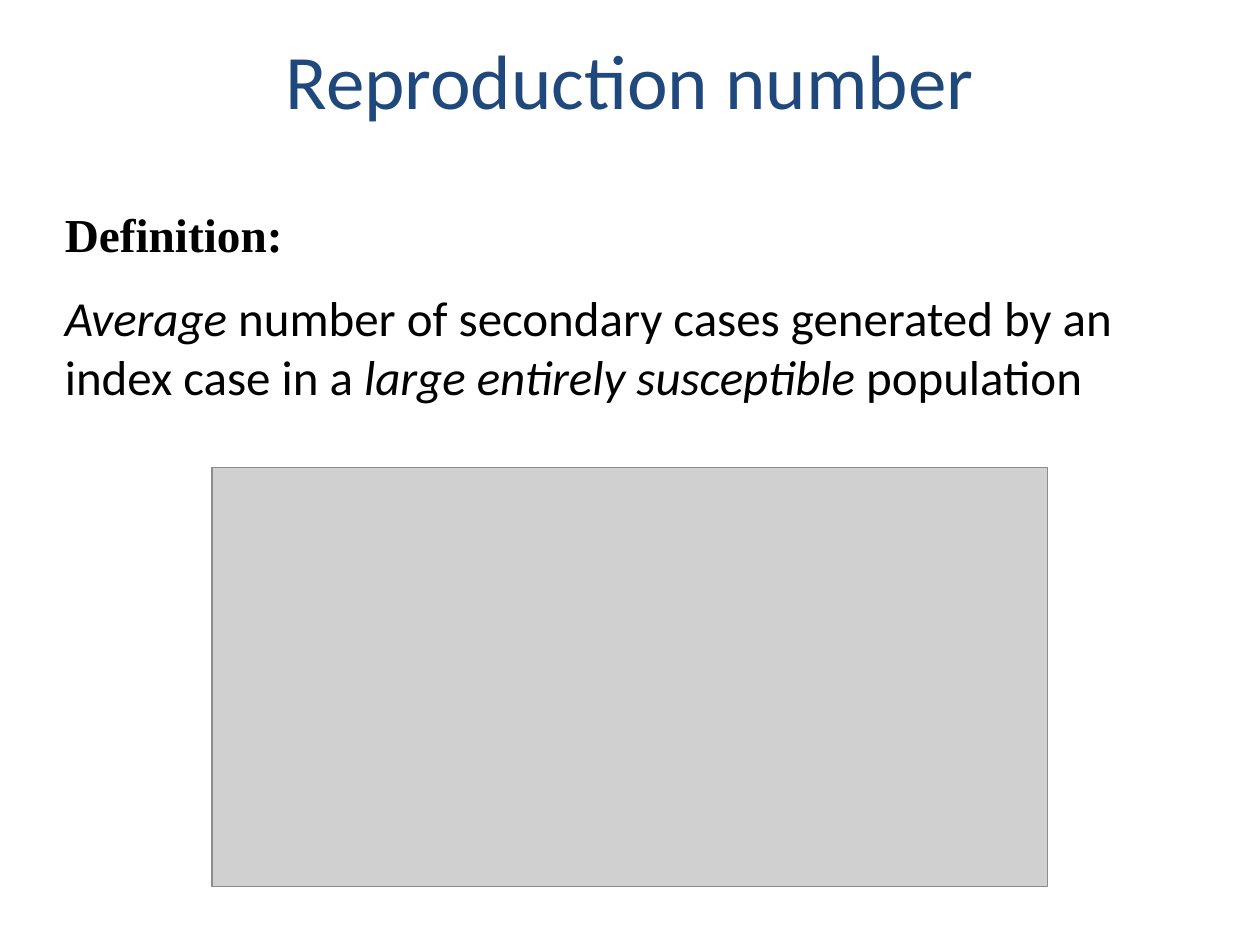
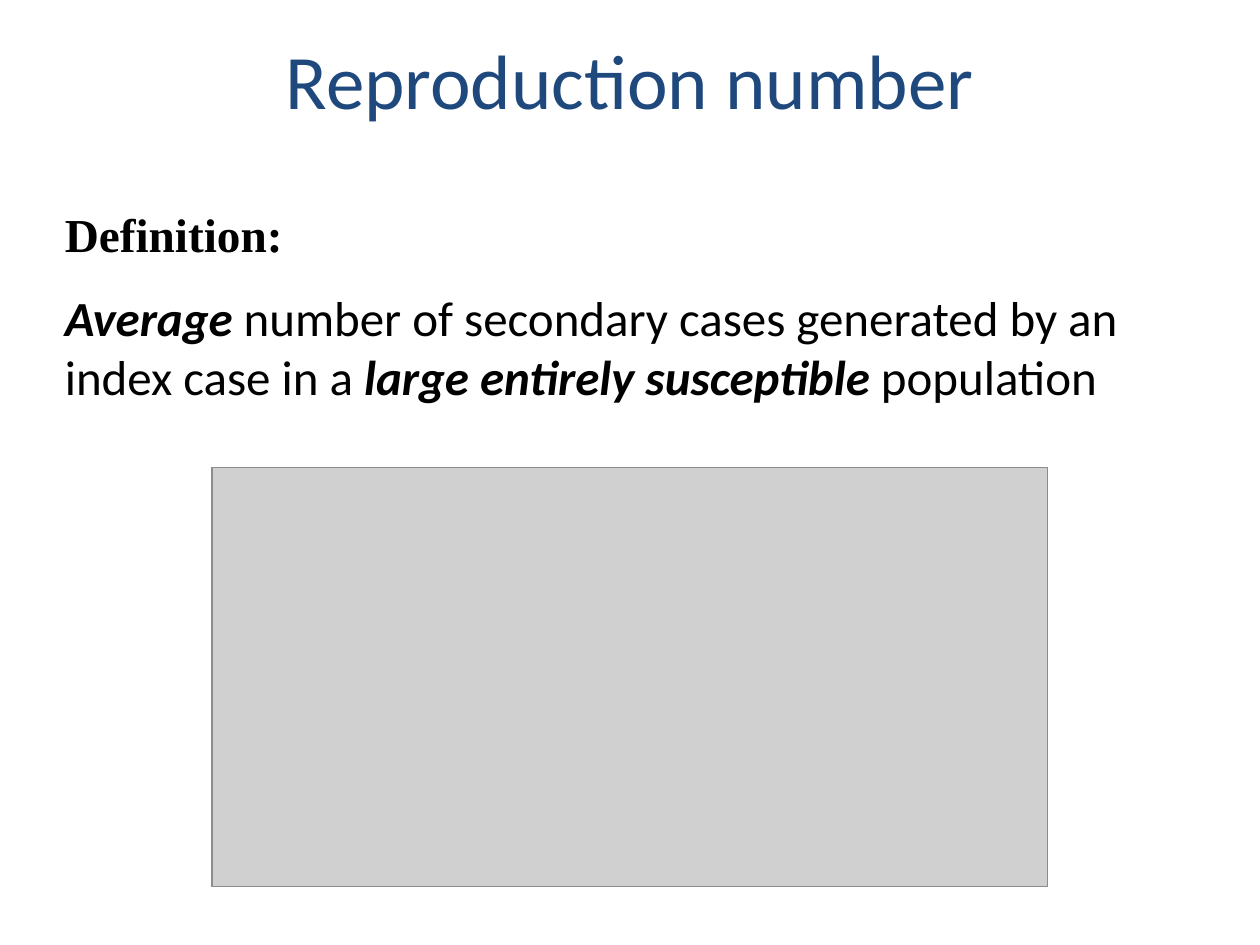
Before and after one commit to reconhub/learn, a slide deck: slide 25 of static/slides/compartmental-ebola/compartmental-ebola.pptx (slide 23 before the commit). Drawn at 1260x945 pixels with LibreOffice and Linux fonts; fonts in the diff are those of the drawing; grey boxes stand for pictures; background and template pictures are left out. Boxes give left, top, right and bottom in pixels: in the first picture for what was removed or moved away, otherwise in the second. Text is boxed around its words. In the diff, an @@ line names an element or a change of style, - is before the commit and + after.

```diff
--- a/static/slides/compartmental-ebola/compartmental-ebola.pptx
+++ b/static/slides/compartmental-ebola/compartmental-ebola.pptx
@@ text at <box>65,302,1117,404</box>: bold on in "Average large entirely susceptible" @@
```
Also in this commit, not shown: 6 other slides changed, 2 slides added, 5 other files.
